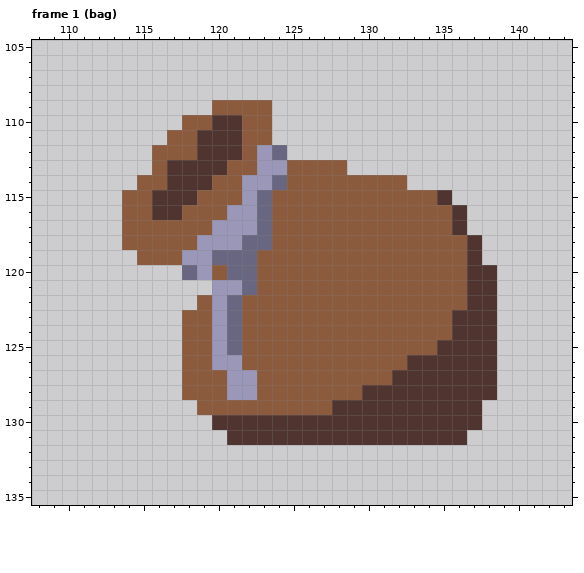
One commit to this pixel-art file: art/things.aseprite. The first picture shows the starting point.
256x256 pixels, 2 frames. Shown: frame 1 (bag): x 108..143, y 105..135. The commit also changed other frames, which this record leaves out.
New version:
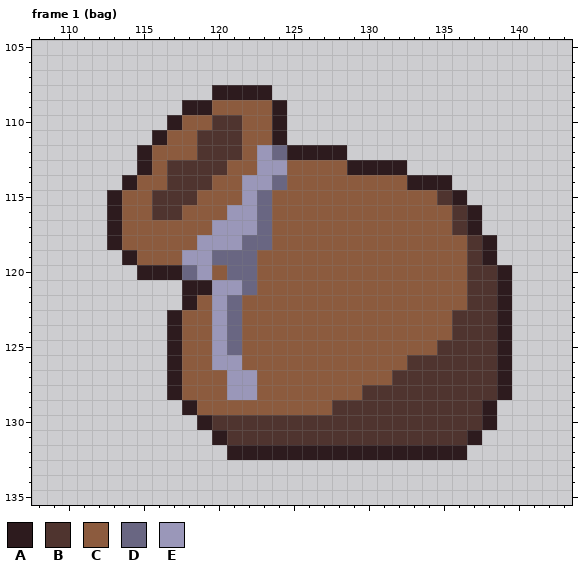
Palette (. is transparent): A #2d1b1e  B #4f342f  C #8c5b3e  D #696682  E #9a97b9
What changed:
{"where": "frame 1 (bag)"}
{"frame":1,"y":108,"x":120,"old":"....","new":"AAAA"}
{"frame":1,"y":109,"x":118,"old":"..","new":"AA"}
{"frame":1,"y":109,"x":124,"old":".","new":"A"}
{"frame":1,"y":110,"x":117,"old":".","new":"A"}
{"frame":1,"y":110,"x":124,"old":".","new":"A"}
{"frame":1,"y":111,"x":116,"old":".","new":"A"}
{"frame":1,"y":111,"x":124,"old":".","new":"A"}
{"frame":1,"y":112,"x":115,"old":".","new":"A"}
{"frame":1,"y":112,"x":125,"old":"....","new":"AAAA"}
{"frame":1,"y":113,"x":115,"old":".","new":"A"}
{"frame":1,"y":113,"x":129,"old":"....","new":"AAAA"}
{"frame":1,"y":114,"x":114,"old":".","new":"A"}
{"frame":1,"y":114,"x":133,"old":"...","new":"AAA"}
{"frame":1,"y":115,"x":113,"old":".","new":"A"}
{"frame":1,"y":115,"x":136,"old":".","new":"A"}
{"frame":1,"y":116,"x":113,"old":".","new":"A"}
{"frame":1,"y":116,"x":137,"old":".","new":"A"}
{"frame":1,"y":117,"x":113,"old":".","new":"A"}
{"frame":1,"y":117,"x":137,"old":".","new":"A"}
{"frame":1,"y":118,"x":113,"old":".","new":"A"}
{"frame":1,"y":118,"x":138,"old":".","new":"A"}
{"frame":1,"y":119,"x":114,"old":".","new":"A"}
{"frame":1,"y":119,"x":138,"old":".","new":"A"}
{"frame":1,"y":120,"x":115,"old":"...","new":"AAA"}
{"frame":1,"y":120,"x":139,"old":".","new":"A"}
{"frame":1,"y":121,"x":118,"old":"..","new":"AA"}
{"frame":1,"y":121,"x":139,"old":".","new":"A"}
{"frame":1,"y":122,"x":118,"old":".","new":"A"}
{"frame":1,"y":122,"x":139,"old":".","new":"A"}
{"frame":1,"y":123,"x":117,"old":".","new":"A"}
{"frame":1,"y":123,"x":139,"old":".","new":"A"}
{"frame":1,"y":124,"x":117,"old":".","new":"A"}
{"frame":1,"y":124,"x":139,"old":".","new":"A"}
{"frame":1,"y":125,"x":117,"old":".","new":"A"}
{"frame":1,"y":125,"x":139,"old":".","new":"A"}
{"frame":1,"y":126,"x":117,"old":".","new":"A"}
{"frame":1,"y":126,"x":139,"old":".","new":"A"}
{"frame":1,"y":127,"x":117,"old":".","new":"A"}
{"frame":1,"y":127,"x":139,"old":".","new":"A"}
{"frame":1,"y":128,"x":117,"old":".","new":"A"}
{"frame":1,"y":128,"x":139,"old":".","new":"A"}
{"frame":1,"y":129,"x":118,"old":".","new":"A"}
{"frame":1,"y":129,"x":138,"old":".","new":"A"}
{"frame":1,"y":130,"x":119,"old":".","new":"A"}
{"frame":1,"y":130,"x":138,"old":".","new":"A"}
{"frame":1,"y":131,"x":120,"old":".","new":"A"}
{"frame":1,"y":131,"x":137,"old":".","new":"A"}
{"frame":1,"y":132,"x":121,"old":"................","new":"AAAAAAAAAAAAAAAA"}
{"label":"added","picture_box":[107,85,512,460]}
